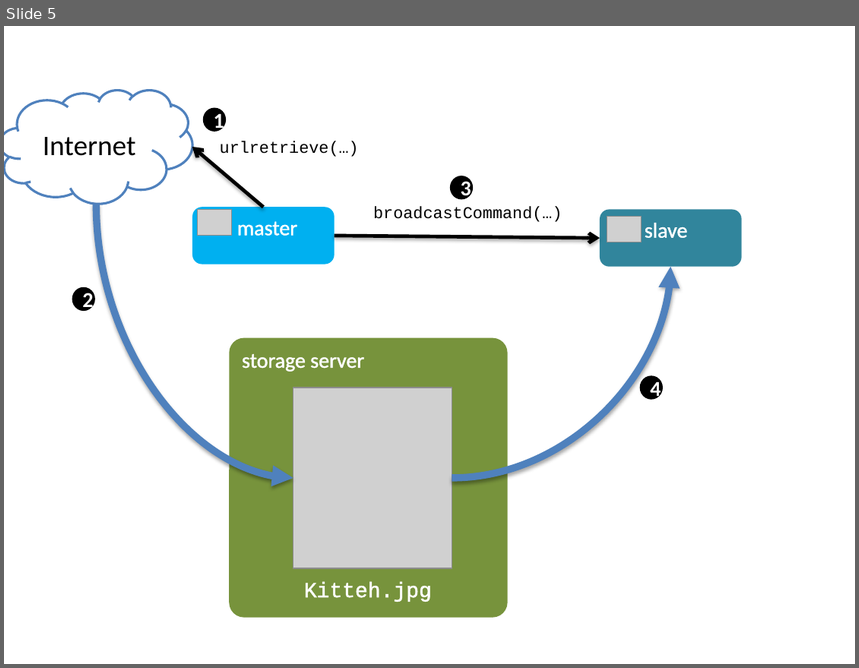
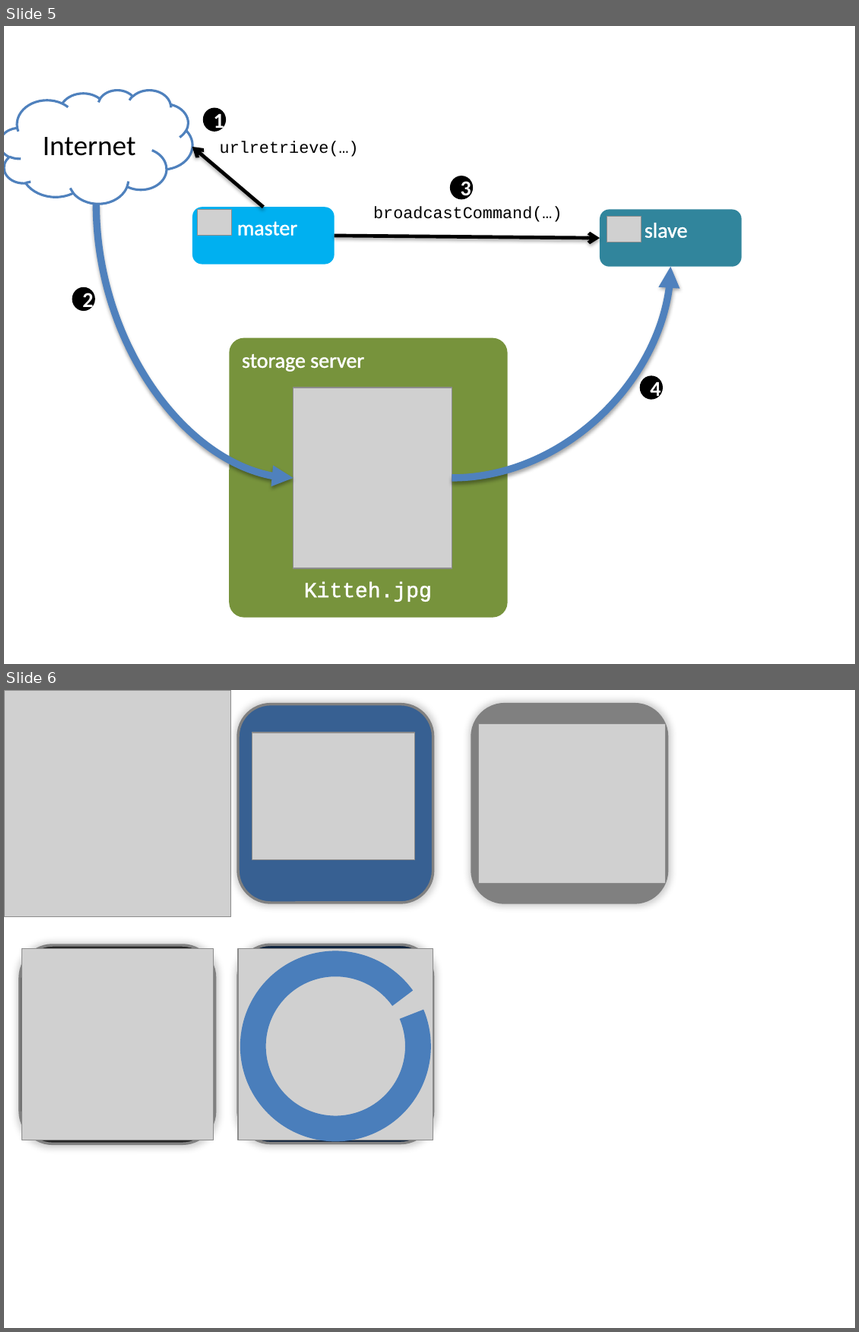
Before and after one commit to uic-evl/omegalib, a slide deck: docs/Diagrams.pptx. Shown one above the other, each under a label of ours: slide 5 before the commit, slides 5 and 6 after it. The pictures are 859x668 and 859x1332 pixels, drawn with LibreOffice and Linux fonts; fonts in the diff are those of the drawing; grey boxes stand for pictures. Boxes give left, top, right and bottom in pixels: in the first picture for what was removed or moved away, otherwise in the second. Text is boxed around its words. In the diff, an @@ line names an element or a change of style, - is before the commit and + after.

```diff
--- a/docs/Diagrams.pptx
+++ b/docs/Diagrams.pptx
@@ slide 6 added at (x1=4, y1=690, x2=855, y2=1328), background #FFFFFF @@
@@ picture added at (x1=4, y1=690, x2=231, y2=917) @@
@@ rounded rectangle added at (x1=238, y1=704, x2=433, y2=903), fill #376092, outline #808080 2.25 pt @@
@@ rounded rectangle added at (x1=472, y1=704, x2=667, y2=903), fill #808080, outline #808080 2.25 pt @@
@@ picture added at (x1=253, y1=733, x2=415, y2=860) @@
@@ picture added at (x1=479, y1=724, x2=665, y2=884) @@
@@ rounded rectangle added at (x1=20, y1=945, x2=215, y2=1144), fill #262626, outline #808080 2.25 pt @@
@@ picture added at (x1=22, y1=948, x2=214, y2=1140) @@
@@ rounded rectangle added at (x1=238, y1=945, x2=433, y2=1143), fill #0F243E, outline #808080 2.25 pt @@
@@ picture added at (x1=238, y1=948, x2=433, y2=1140) @@
@@ arc (boxed as its full ellipse) added at (x1=253, y1=964, x2=418, y2=1129), outline #4B7EBC 21.75 pt @@
```
Also in this commit, not shown: 1 slide removed, 1 other file.
